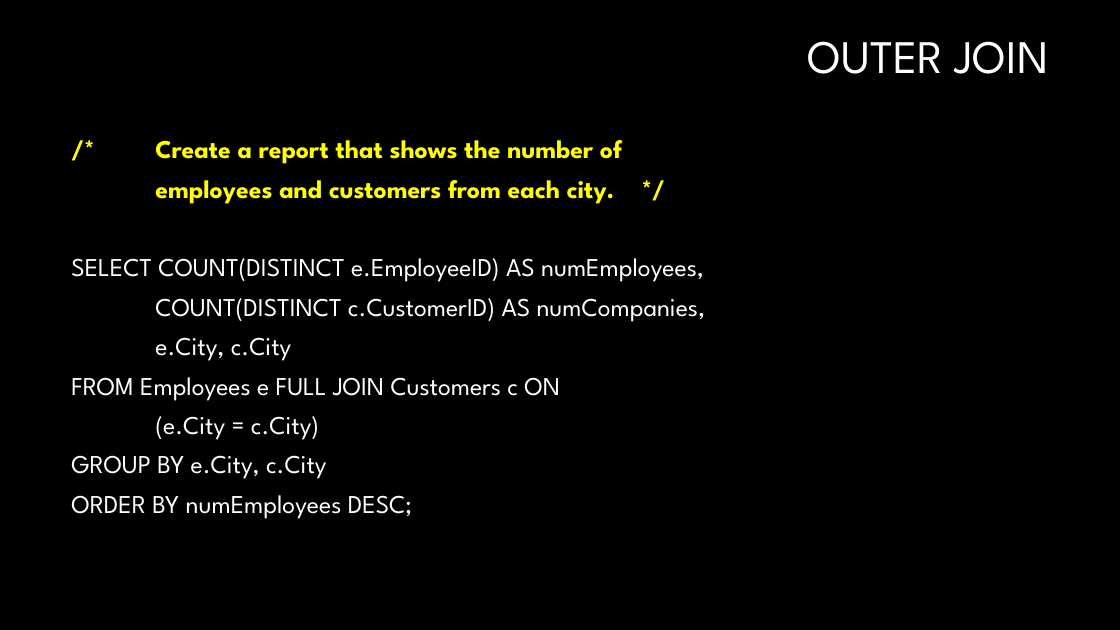
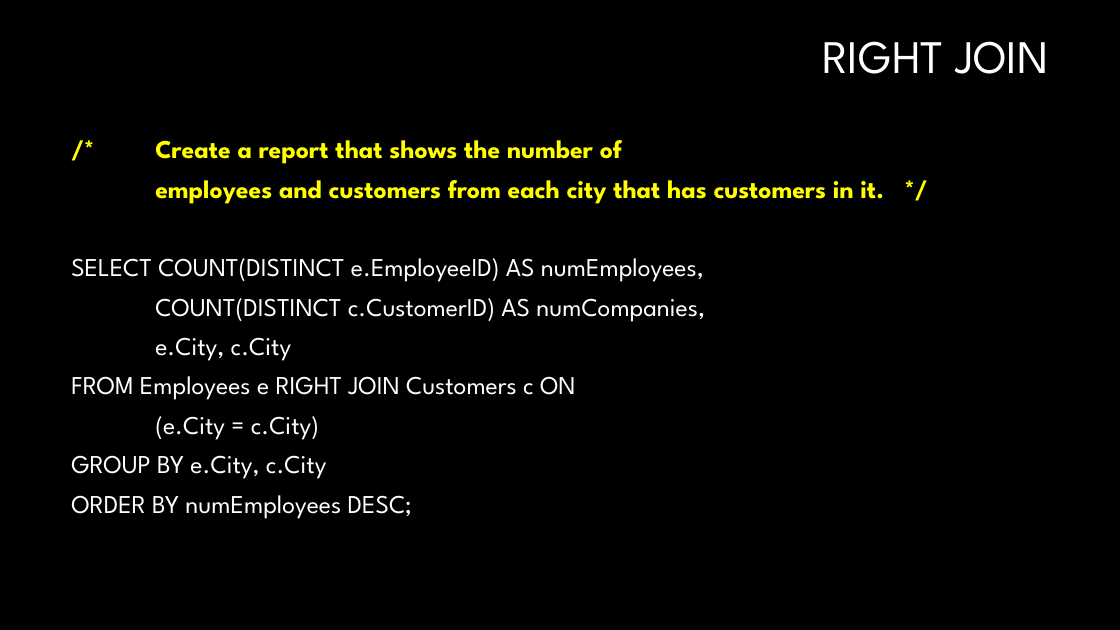
Before and after one commit to VKRISHNANB/postgres, a slide deck: slide 44 of slides/2psql1.pptx (slide 45 before the commit). Drawn at 1120x630 pixels with LibreOffice and Linux fonts; fonts in the diff are those of the drawing; background and template pictures are left out. Boxes give left, top, right and bottom in pixels: in the first picture for what was removed or moved away, otherwise in the second. Text is boxed around its words. In the diff, an @@ line names an element or a change of style, - is before the commit and + after.

```diff
--- a/slides/2psql1.pptx
+++ b/slides/2psql1.pptx
@@ text at (x1=822, y1=41, x2=1049, y2=74): text changed @@
-OUTER JOIN
+RIGHT JOIN
@@ text at (x1=155, y1=180, x2=884, y2=204): text changed @@
-employees and customers from each city. */
+employees and customers from each city that has customers in it. */
@@ text at (x1=71, y1=376, x2=576, y2=400): text changed @@
-FROM Employees e FULL JOIN Customers c ON
+FROM Employees e RIGHT JOIN Customers c ON
```
Also in this commit, not shown: 23 other slides changed, 1 other file.
